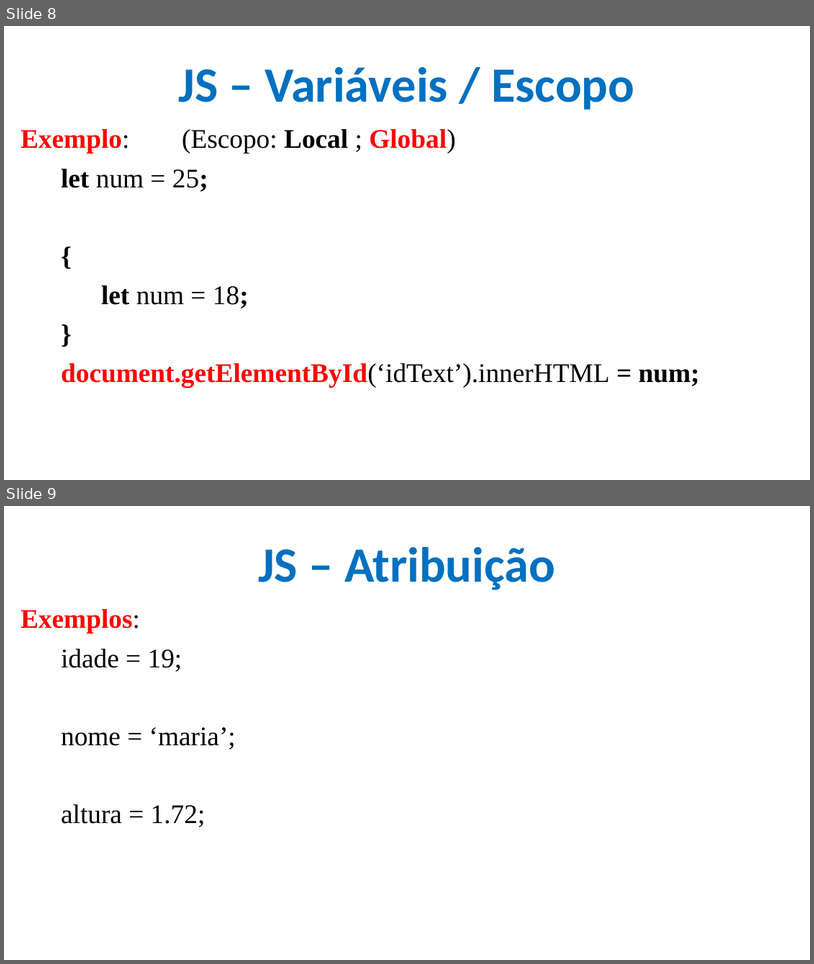
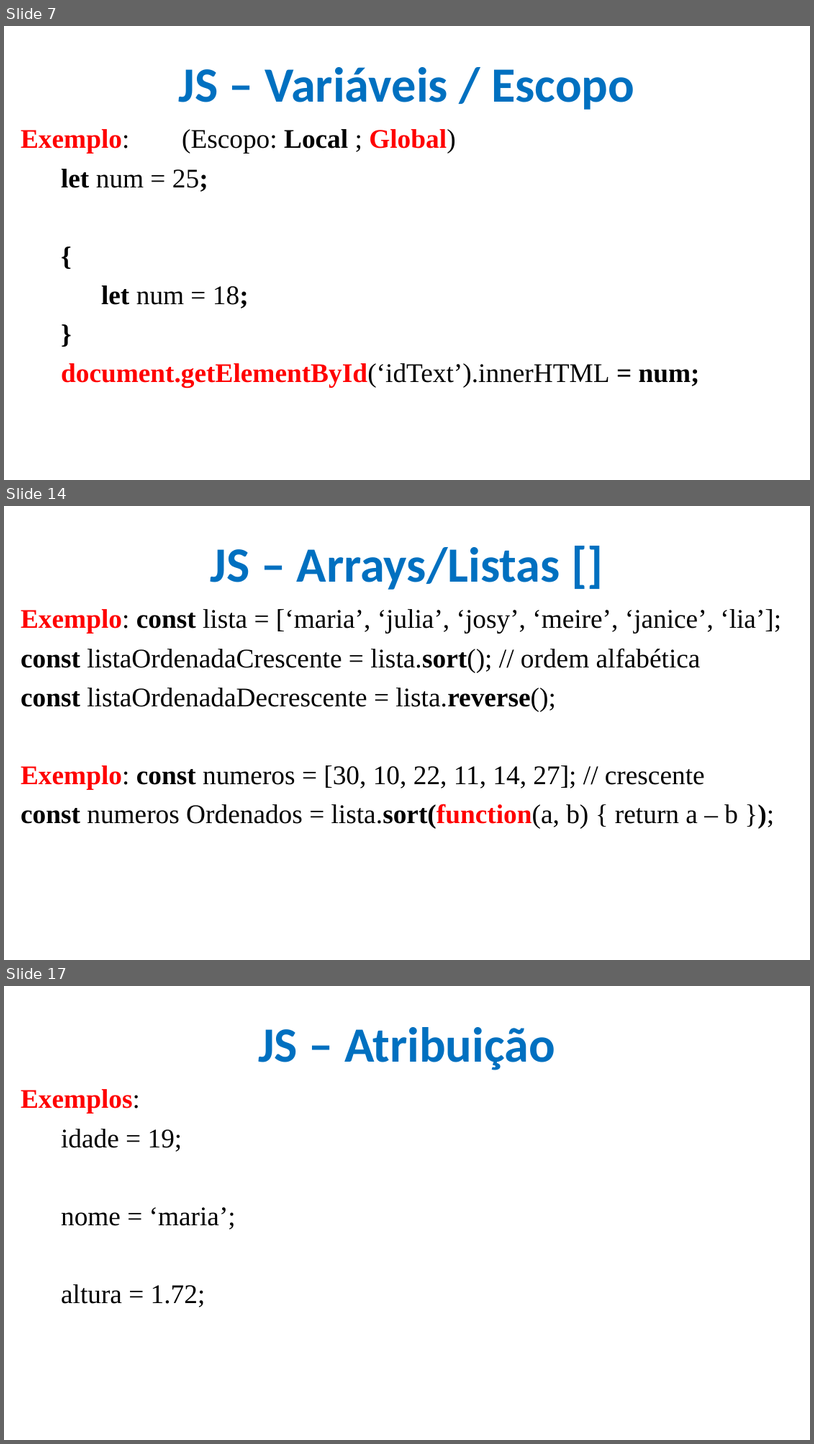
Before and after one commit to CloudEducationBrazil/WydenDesenvolvimentoWebPHP, a slide deck: 01 Classes/Aula 09 Desenvolvimento Web PHP - JS.pptx. Shown one above the other, each under a label of ours: slides 8 and 9 before the commit, slides 7, 14 and 17 after it; the slides between them are not shown. The pictures are 814x964 and 814x1444 pixels, drawn with LibreOffice and Linux fonts; fonts in the diff are those of the drawing; background and template pictures are left out. Boxes give left, top, right and bottom in pixels: in the first picture for what was removed or moved away, otherwise in the second. Text is boxed around its words. In the diff, an @@ line names an element or a change of style, - is before the commit and + after.

```diff
--- a/01 Classes/Aula 09 Desenvolvimento Web PHP - JS.pptx
+++ b/01 Classes/Aula 09 Desenvolvimento Web PHP - JS.pptx
@@ slide 14 added at <box>4,506,810,960</box>, background picture (left out) @@
@@ title added at <box>211,547,561,590</box>, 44 pt, text #0070C0, bold @@
+JS – Arrays/Listas []
@@ text added at <box>21,609,782,828</box>, 24 pt, text #000000 @@
+Exemplo: const lista = [‘maria’, ‘julia’, ‘josy’, ‘meire’, ‘janice’, ‘lia’];
+const listaOrdenadaCrescente = lista.sort(); // ordem alfabética
+const listaOrdenadaDecrescente = lista.reverse();
+Exemplo: const numeros = [30, 10, 22, 11, 14, 27]; // crescente
+const numeros Ordenados = lista.sort(function(a, b) { return a – b });
@@ what was slide 8 is now slide 7 @@
@@ what was slide 9 is now slide 17 @@
```
Also in this commit, not shown: 3 slides changed, 7 other slides added.
